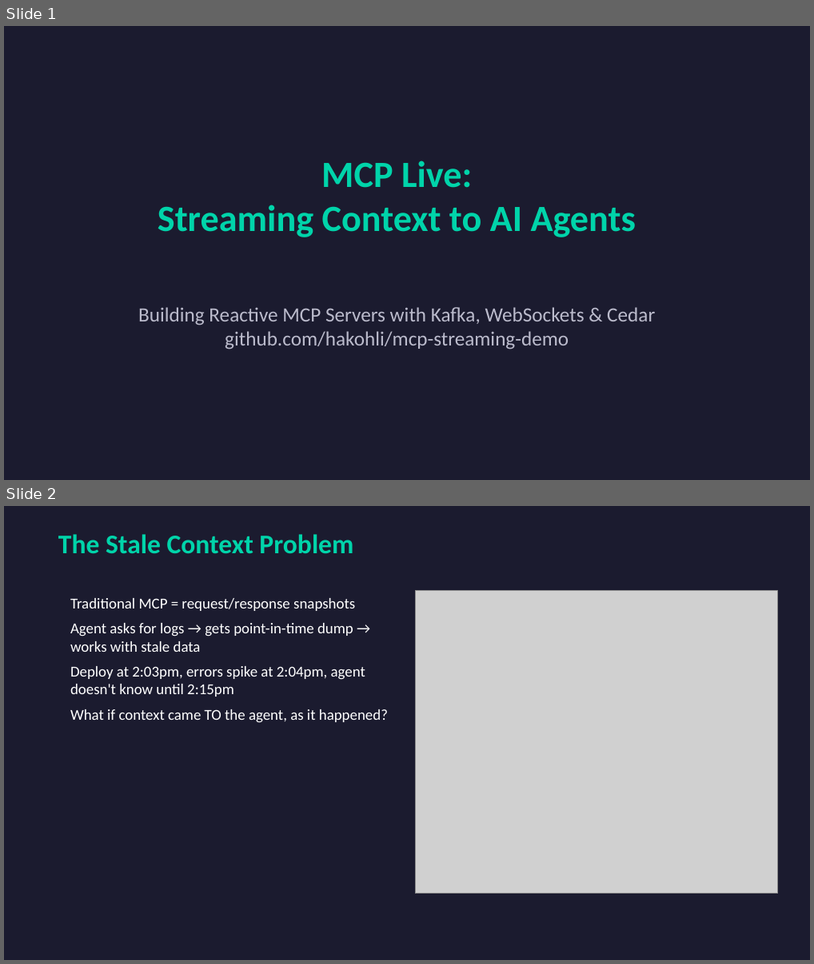
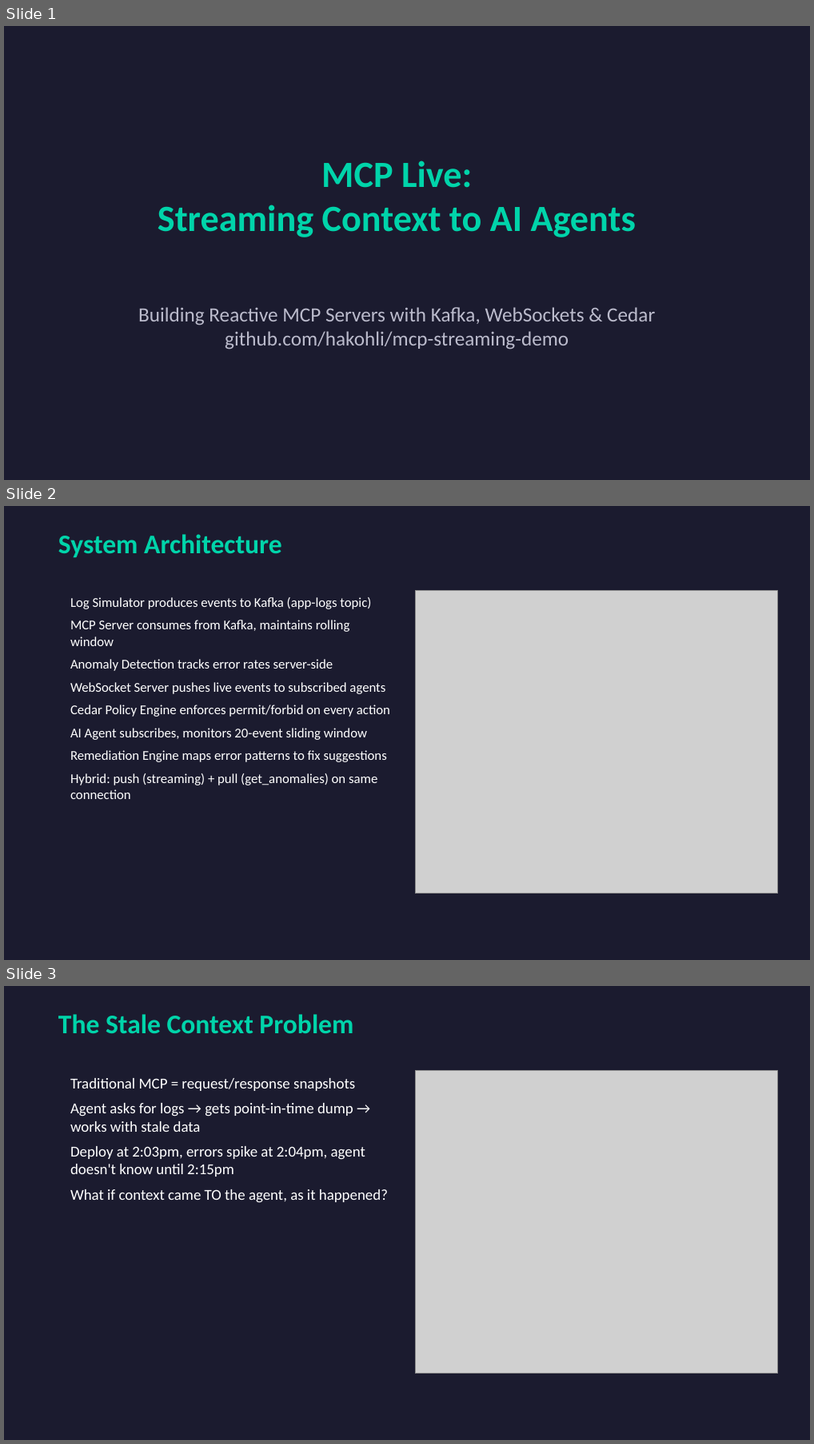
Before and after one commit to hakohli/mcp-streaming-demo, a slide deck: MCP_Live_Streaming_Context.pptx. Shown one above the other, each under a label of ours: slides 1 and 2 before the commit, slides 1, 2 and 3 after it. The pictures are 814x964 and 814x1444 pixels, drawn with LibreOffice and Linux fonts; fonts in the diff are those of the drawing; grey boxes stand for pictures. Boxes give left, top, right and bottom in pixels: in the first picture for what was removed or moved away, otherwise in the second. Text is boxed around its words. In the diff, an @@ line names an element or a change of style, - is before the commit and + after.

```diff
--- a/MCP_Live_Streaming_Context.pptx
+++ b/MCP_Live_Streaming_Context.pptx
@@ slide 2 added at box(4, 506, 810, 960), background #1B1B2F @@
@@ text added at box(58, 534, 282, 558), 32 pt, text #00D4AA, bold @@
+System Architecture
@@ text added at box(70, 597, 390, 799), 16 pt, text #FFFFFF @@
+Log Simulator produces events to Kafka (app-logs topic)
+MCP Server consumes from Kafka, maintains rolling window
+Anomaly Detection tracks error rates server-side
+WebSocket Server pushes live events to subscribed agents
+Cedar Policy Engine enforces permit/forbid on every action
+AI Agent subscribes, monitors 20-event sliding window
+Remediation Engine maps error patterns to fix suggestions
+Hybrid: push (streaming) + pull (get_anomalies) on same connection
@@ picture added at box(415, 591, 778, 893) @@
@@ what was slide 2 is now slide 3 @@
```
Also in this commit, not shown: 1 other file.
